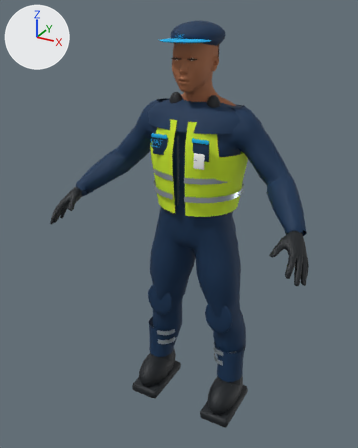
Renders of the glTF model public/models/tech/TECH_B.glb from each side of a commit.
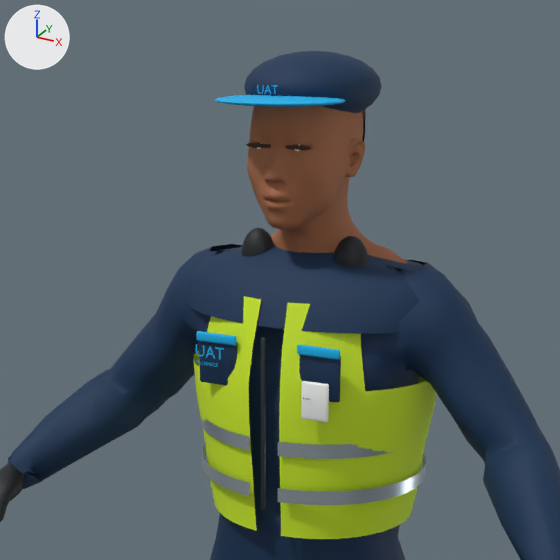
Old and new are each drawn whole from a camera (50 mm lens) standing at (0.926, -1.867, 1.843) and looking at (-0.047, -0.097, 0.958) and again close up on the part from 20% to 83% of the width and 0% to 50% of the height. The lights are fixed; the arrows at upper left show +X, +Y and +Z. The last two pictures show the newer version. Vertices at exactly the same position are counted once.

Names of what the first close-up shows: 'Boots_Gloves_Gear.001', 'Cap', 'Coverall', 'Head_02.001' and 1 more.
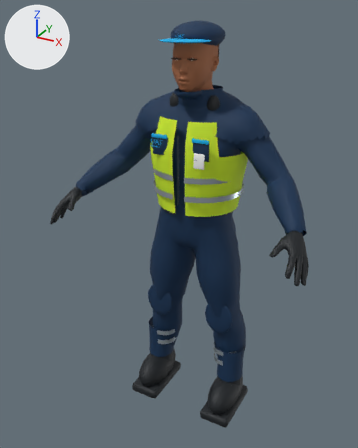
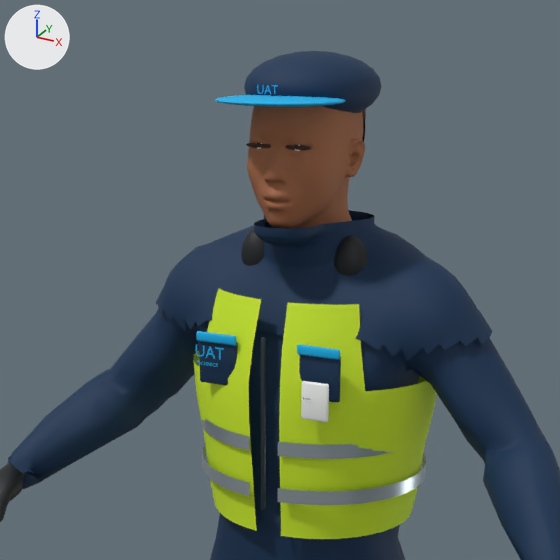
The change, as JSON lines over the scene's bpy script:
```json
{"block": "me_coverall_009", "where": "# used by ob_coverall; location = (0.0, 0.0, 0.0)"}
{"op": "remove", "block": "me_coverall_009", "code": "me_coverall_009.from_pydata(...)  # 3624 vertices, 6156 faces; spans x -0.54..0.54, y -0.235..0.175, z 0.157..1.494"}
{"op": "add", "block": "me_coverall_009", "code": "me_coverall_009.from_pydata(...)  # 4309 vertices, 7456 faces; spans x -0.54..0.54, y -0.235..0.175, z 0.157..1.544"}
{"block": "me_coverall_009", "change": "me_coverall_009 part 1: the loose piece of 192 vertices spanning x -0.24..0.24, y -0.166..0.138, z 1.39..1.494 is rebuilt with 875 vertices and now spans x -0.308..0.308, y -0.165..0.127, z 1.345..1.544"}
{"block": "me_coverall_009", "change": "other edits to the shape of me_coverall_009 do not show in these pictures"}
{"block": "me_head_02_002", "where": "# used by ob_head_02_001; location = (0.0, 0.0, 0.0)"}
{"op": "remove", "block": "me_head_02_002", "code": "me_head_02_002.from_pydata(...)  # 2910 vertices, 5754 faces; spans x -0.185..0.185, y -0.166..0.076, z 1.457..1.78"}
{"op": "add", "block": "me_head_02_002", "code": "me_head_02_002.from_pydata(...)  # 2725 vertices, 5385 faces; spans x -0.092..0.092, y -0.166..0.07, z 1.527..1.78"}
{"block": "me_head_02_002", "change": "me_head_02_002 part 2"}
{"block": "me_head_02_002", "change": "239 vertices are removed from x -0.185..0.185, y -0.081..0.076, z 1.457..1.526"}
{"block": "me_head_02_002", "change": "466 faces are deleted"}
{"block": "me_head_02_002", "change": "1 vertex moves from x 0.045, y -0.053, z 1.518 to x 0.042, y -0.056, z 1.527"}
{"block": "me_head_02_002", "change": "54 vertices are added at x -0.064..0.064, y -0.088..0.035, z 1.527"}
{"block": "me_head_02_002", "change": "97 new faces join them"}
```

What differs and where, as boxes (x1, y1, x2, y2) in the close-ups (560 x 560 px):
```json
{"object": "Coverall", "change": "reshaped", "before": [8, 244, 560, 560], "after": [8, 210, 560, 560]}
{"part": 1, "of": "me_coverall_009", "change": "rebuilt", "before": [187, 245, 424, 334], "after": [156, 210, 492, 361]}
{"part": 2, "of": "me_head_02_002", "change": "built on", "before": [240, 220, 408, 263], "on screen": "brown"}
```
